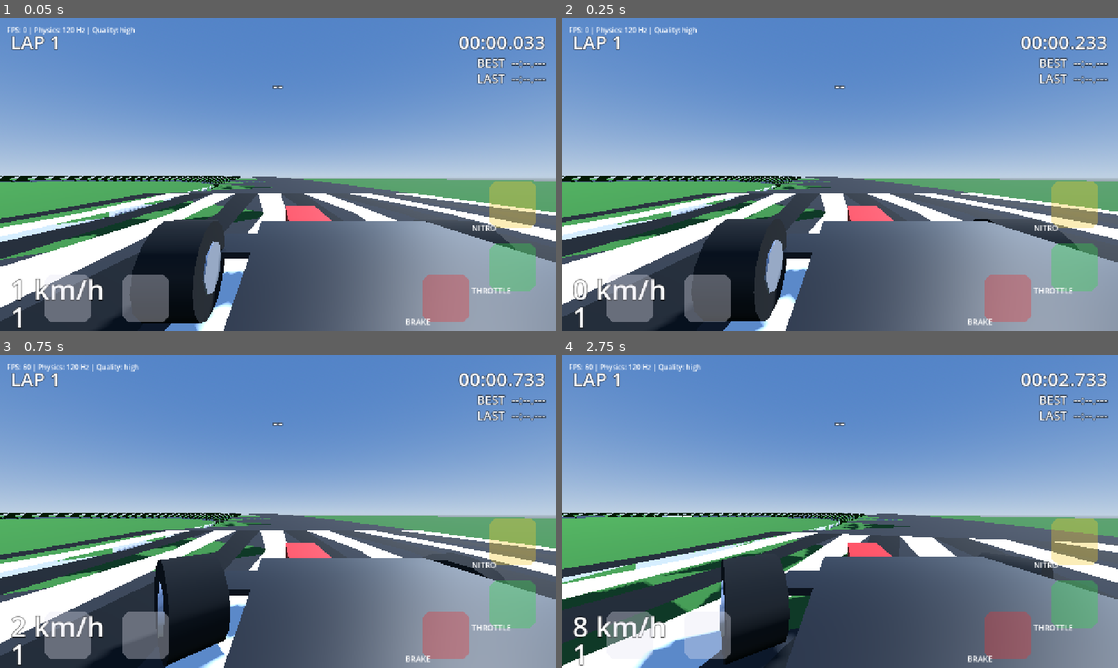
Above: before the commit, frames 1-4 (two rows, left to right).
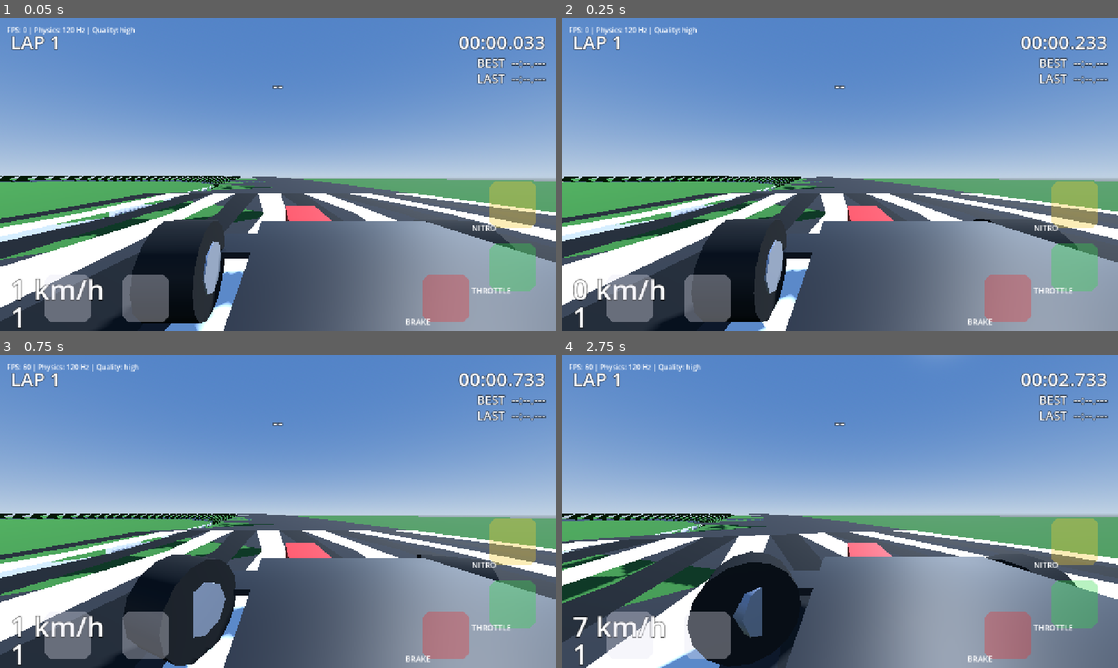
Above: after the commit, the same moments.

Repository: pandaysq/f1-game
Game: Godot game, scene res://scenes/main.tscn
Two runs of this game, one before a commit and one after it. Both use one fixed random seed, a clock stepped at 60 frames per second and the inputs below.
Inputs:
- Up to frame 1 (0.05 s): no input
- Up to frame 2 (0.25 s): no input
- Up to frame 3 (0.75 s): hold D (steer_right) from 0.53 s (still down); hold W (throttle) from 0.53 s (still down)
- Up to frame 4 (2.75 s): release D (steer_right) at 1.28 s; release W (throttle) at 1.28 s; hold S (brake) 1.28-2.03 s; tap Shift (nitro) at 1.35 s; tap W (throttle) at 1.55 s; hold D (steer_right) from 2.03 s (still down); hold W (throttle) from 2.03 s (still down)

Frame 1 is identical in both runs. In frame 2, 1.2% of the frame differs, in the area x 0-99%, y 50-100%; in frame 3, 5.7%; in frame 4, 34%, in the area x 0-100%, y 50-100%.

Commit message:
fix: phase-1 car physics defects exposed by phase-2 AI testing
Four real bugs, invisible to the phase-1 straight-line tests:
- Steering sign: positive steering_angle turned the car LEFT while the
  input axis (D = +1) means RIGHT. Controls were inverted; symmetry tests
  are sign-agnostic so it survived. Player-facing fix.
- Tire force application point: contact = attach - up*(rest - compression)
  missed the WHEEL RADIUS, applying fx/fy 0.33 m above the patch. Lateral
  force above the CG jacked the body into corners -> outside wheels
  unloaded -> diagonal load flapping -> trips/rolls at speed.
- Gearbox ratios were kart-like (gear 1 to 41 m/s on an 80 m/s car).
  Retuned: 6.0..1.59, gear 1 ~22 m/s, gear 8 ~82 m/s.
- TC: static slip threshold + gain pumped a thrust-slip-pitch limit cycle
  (~10 Hz vertical hop) at full throttle near the grip limit. Now a
  rate-limited controller (tc_slew_per_s = 8).
- Powertrain.reset(): recovery reset zeroed sim_time but left an absolute
  shifting_until cut -> permanent zero torque after any reset (deadlock).
- Collision box raised ~4 cm (kerb clearance).

Phase-1 suite green: 77.1 m/s top (was 80.6), braking 167 m (was 190),
symmetry 1.48%.

Diff:
--- a/assets/data/vehicle.json
+++ b/assets/data/vehicle.json
@@ -61,16 +61,16 @@
     "launch_rpm": 7000.0
   },
   "gearbox": {
-    "reverse_ratio": -2.8,
+    "reverse_ratio": -5.5,
     "ratios": [
-      3.2,
-      2.6,
-      2.15,
-      1.8,
-      1.52,
-      1.3,
-      1.12,
-      0.98
+      6.0,
+      4.95,
+      4.09,
+      3.38,
+      2.79,
+      2.31,
+      1.91,
+      1.59
     ],
     "final_drive": 3.4,
     "shift_time_s": 0.15,
@@ -118,6 +118,7 @@
     "tc_slip_threshold": 0.15,
     "tc_throttle_cut": 0.1,
     "stability_yaw_gain": 2.5,
-    "steering_assist_speed_gain": 0.35
+    "steering_assist_speed_gain": 0.35,
+    "tc_slew_per_s": 8.0
   }
 }
--- a/scripts/vehicle/car.gd
+++ b/scripts/vehicle/car.gd
@@ -45,6 +45,11 @@
 var _wheel_local_pos: Array[Vector3] = []
 var _front_mask: Array[bool] = [true, true, false, false]
 var _driven_mask: Array[bool] = [false, false, true, true]
+# rate-limited traction-control cut factor (0 = no cut): a static slip
+# threshold + gain creates a thrust-slip-pitch limit cycle (~10 Hz hop)
+# at full throttle near the grip limit; slewing the cut rate-limits the
+# loop energy instead of pumping it
+var _tc_cut: float = 0.0
 var _tires: Dictionary
 var _susp: Dictionary
 var _aero: Dictionary
@@ -179,14 +184,17 @@
 		powertrain.request_shift(-1, sim_time)
 	var drive_torque := powertrain.wheel_torque(sim_time, throttle)
 	if bool(assists_on.get("traction_control", false)):
+		# TC as a rate-limited controller: target cut from slip error,
+		# slew toward it; no static on/off threshold hunting
 		var rear_slip := maxf(wheel_slip_ratios[2], wheel_slip_ratios[3])
-		var tc_start := float(_assist_params.get("tc_slip_threshold", 0.25))
+		var tc_start := float(_assist_params.get("tc_slip_threshold", 0.15))
+		var tc_min := float(_assist_params.get("tc_throttle_cut", 0.1))
+		var target_cut := 0.0
 		if rear_slip > tc_start:
-			drive_torque *= lerpf(
-				1.0,
-				float(_assist_params.get("tc_throttle_cut", 0.1)),
-				clampf((rear_slip - tc_start) / 0.25, 0.0, 1.0)
-			)
+			target_cut = clampf((rear_slip - tc_start) / 0.15, 0.0, 1.0) * (1.0 - tc_min)
+		var slew := float(_assist_params.get("tc_slew_per_s", 8.0))
+		_tc_cut = move_toward(_tc_cut, target_cut, slew * TICK_DT)
+		drive_torque *= 1.0 - _tc_cut
 	var compressions: Array[float] = [0.0, 0.0, 0.0, 0.0]
 	for i in range(4):
 		compressions[i] = _raycast_compression(i, rest_length, wheel_radius, space)
@@ -211,9 +219,16 @@
 		apply_force(up * fz, attach_global - global_transform.origin)
 
 		var steer := steering_angle if _front_mask[i] else 0.0
-		var forward := (global_transform.basis.z * -1.0).rotated(global_transform.basis.y, steer)
+		# positive steer = wheels point RIGHT (input axis convention: D = +1);
+		# a +Y rotation turns -Z toward -X (left), hence the minus sign
+		var forward := (global_transform.basis.z * -1.0).rotated(global_transform.basis.y, -steer)
 		var side := forward.cross(Vector3.UP).normalized()
-		var contact := attach_global - up * (rest_length - compression)
+		# tire forces act at the CONTACT PATCH: full ray distance from the
+		# attach point, INCLUDING the wheel radius. Phase-1 bug: the radius was
+		# missing, so fx/fy applied 0.33 m high — lateral force above the CG
+		# jacked the body into the turn and unloaded the outside wheels
+		# (diagonal load flapping on any real cornering).
+		var contact := attach_global - up * (rest_length + wheel_radius - compression)
 		var contact_velocity := _velocity_at(contact)
 
 		var v_forward := contact_velocity.dot(forward)
@@ -385,7 +400,7 @@
 		)
 		holder.position = _wheel_local_pos[i] - Vector3(0, rest_length - compression, 0)
 		if _front_mask[i]:
-			holder.rotation.y = steering_angle
+			holder.rotation.y = -steering_angle
 		mesh.rotate_object_local(Vector3(1, 0, 0), wheel_spin[i] * TICK_DT)
 
 
@@ -413,6 +428,7 @@
 	angular_velocity = Vector3.ZERO
 	steering_angle = 0.0
 	sim_time = 0.0
+	powertrain.reset()
 	for i in range(4):
 		wheel_spin[i] = 0.0
 		_slip_lon_state[i] = 0.0
--- a/scripts/vehicle/powertrain.gd
+++ b/scripts/vehicle/powertrain.gd
@@ -66,6 +66,14 @@
 	rpm = minf(rpm, redline_rpm() * 1.02)
 
 
+## Zero all dynamic state (used by Car.reset_to so a recovered car is not
+## stuck with an absolute-time shift cut: sim_time restarts at 0).
+func reset() -> void:
+	gear = 1
+	rpm = idle_rpm()
+	shifting_until = 0.0
+
+
 func request_shift(direction: int, sim_time: float) -> void:
 	var low := 0  # reverse
 	var high := _ratios().size()
--- a/scripts/vehicle/vehicle_factory.gd
+++ b/scripts/vehicle/vehicle_factory.gd
@@ -33,8 +33,11 @@
 	collision.shape = shape
 	# box centered at CG height below origin (origin = wheel attach plane)
 	# box bottom stays ~6 cm above the road at rest (origin = wheel attach plane)
+	# box bottom sits ~10 cm above the road at rest: clears the 6 cm kerbs,
+	# so a hard kerb strike cannot jam the underfloor into a zero-thickness
+	# ribbon and tunnel the car through the road (phase-2 lesson)
 	collision.position = Vector3(
-		0.0, -(float(data.get("center_of_mass_height_m", 0.30)) - 0.05), 0.0
+		0.0, -(float(data.get("center_of_mass_height_m", 0.30)) - 0.09), 0.0
 	)
 	car.add_child(collision)
 
